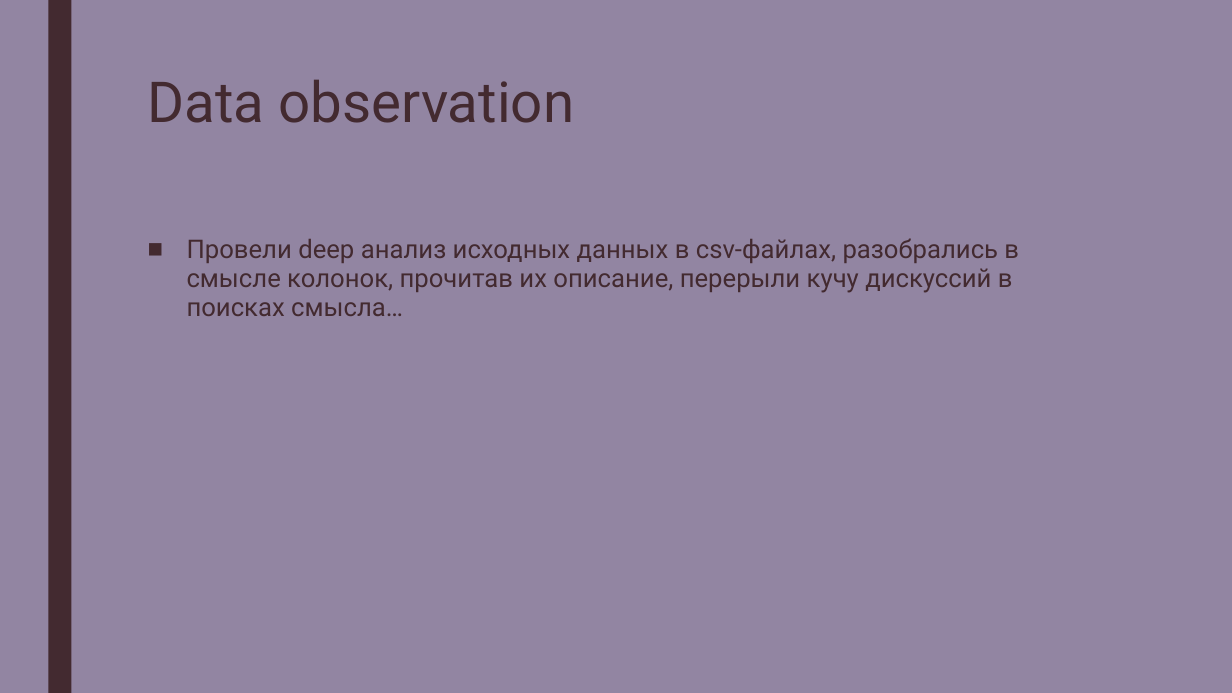
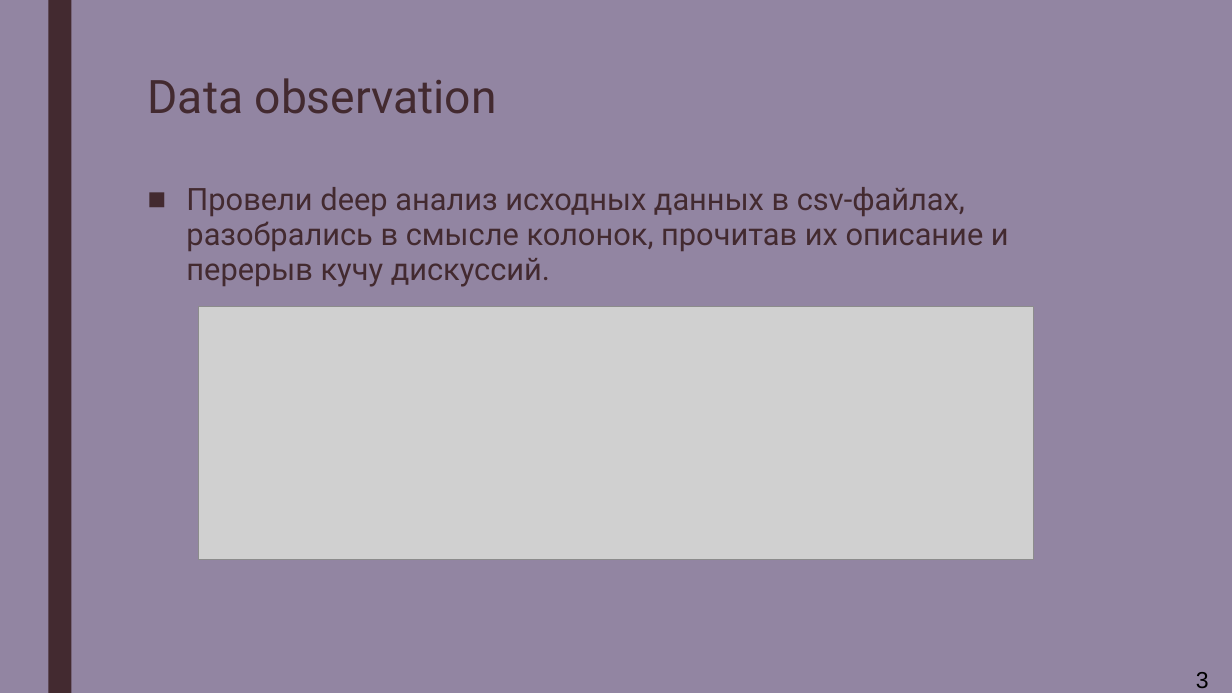
Before and after one commit to zumvanrin/DM_team_RIIID, a slide deck: slide 3 of Riid.pptx (slide 4 before the commit). Drawn at 1232x693 pixels with LibreOffice and Linux fonts; fonts in the diff are those of the drawing; grey boxes stand for pictures. Boxes give left, top, right and bottom in pixels: in the first picture for what was removed or moved away, otherwise in the second. Text is boxed around its words. In the diff, an @@ line names an element or a change of style, - is before the commit and + after.

```diff
--- a/Riid.pptx
+++ b/Riid.pptx
@@ text "Data observation" at (148, 78, 497, 114): size 44 to 36 pt @@
@@ text at (186, 187, 1009, 287): text changed; size 20 to 24 pt @@
-■ Провели deep анализ исходных данных в csv-файлах, разобрались в смысле колонок, прочитав их описание, перерыли кучу дискуссий в поисках смысла…
+■ Провели deep анализ исходных данных в csv-файлах, разобрались в смысле колонок, прочитав их описание и перерыв кучу дискуссий.
@@ picture added at (199, 306, 1033, 559) @@
@@ text added at (1196, 672, 1209, 688), 18 pt, text #000000 @@
+3
```
Also in this commit, not shown: 7 other slides changed, 5 slides added, 5 slides removed.
